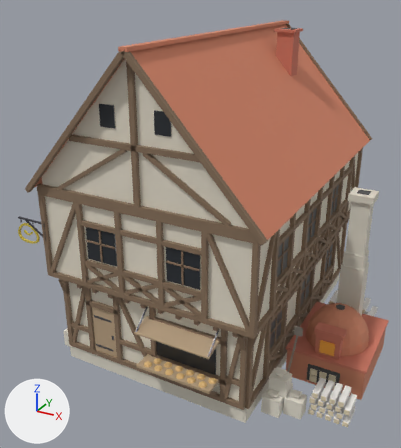
The glTF model public/models/house_baker.glb: old version first, new version second.
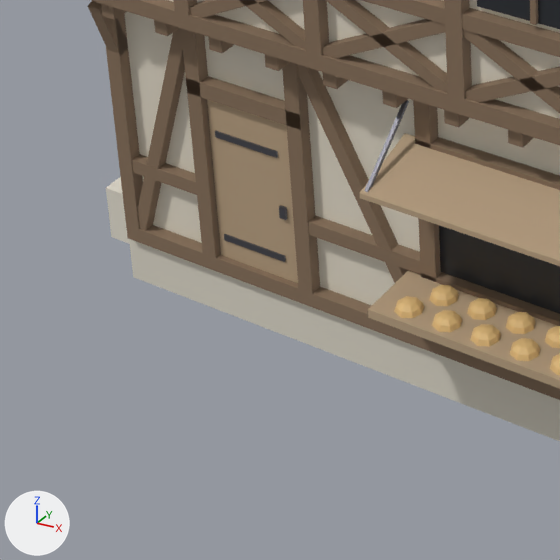
Each version appears first whole from a camera (50 mm lens) standing at (9.62, -19.32, 13.91) and looking at (-0.22, -1.42, 4.96), and next in a close-up on the part from 8% to 47% of the width and 62% to 97% of the height. Every picture has the same lights, and +X, +Y and +Z are marked at lower left. The first two pictures are the older version. Vertices at exactly the same position are counted once.

In view in the first close-up: 'HouseBaker'.
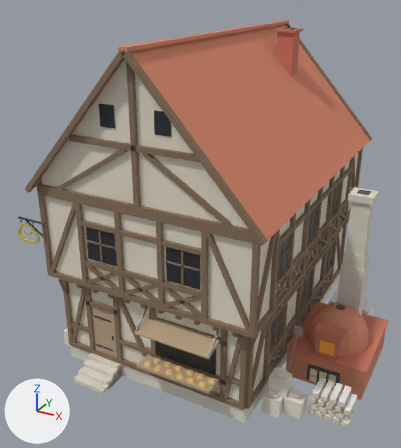
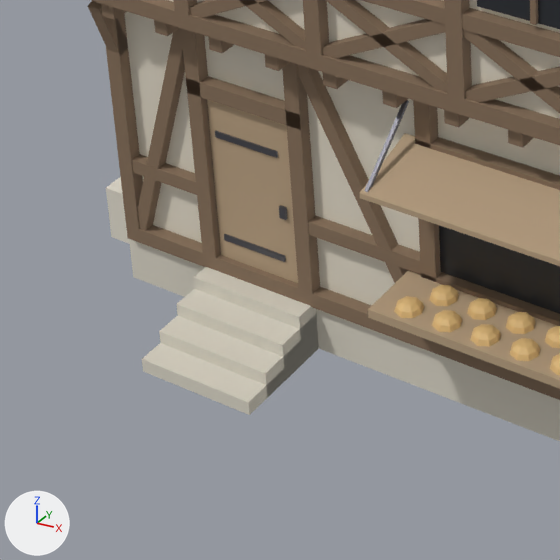
What differs and where, as boxes [x1, y1, x2, y2] in the close-ups (560 x 560 px):
part 1 of me_mesh_housebaker, added (pale yellow)
    after: [142, 267, 319, 415]

Diff of the bpy script that builds the scene:
```diff
--- a/public/models/house_baker.glb.py
+++ b/public/models/house_baker.glb.py
@@ me_mesh_housebaker @@
 # used by ob_housebaker; location = (0.0, 0.0, 0.0)
-me_mesh_housebaker.from_pydata(...)  # 4486 vertices, 6832 faces; spans x -5.45..7.1, y -6.45..6.3, z 0.0..12.21
+me_mesh_housebaker.from_pydata(...)  # 4512 vertices, 6880 faces; spans x -5.45..7.1, y -6.85..6.3, z 0.0..12.21
+# me_mesh_housebaker part 1: a new loose piece of 26 vertices spanning x -2.7..-1.3, y -6.85..-5.6, z 0.0..0.61, in mat_stonefieldstone (pale yellow #ddd7c8)
 me_mesh_housebaker.materials.append(mat_plastercream)
```
